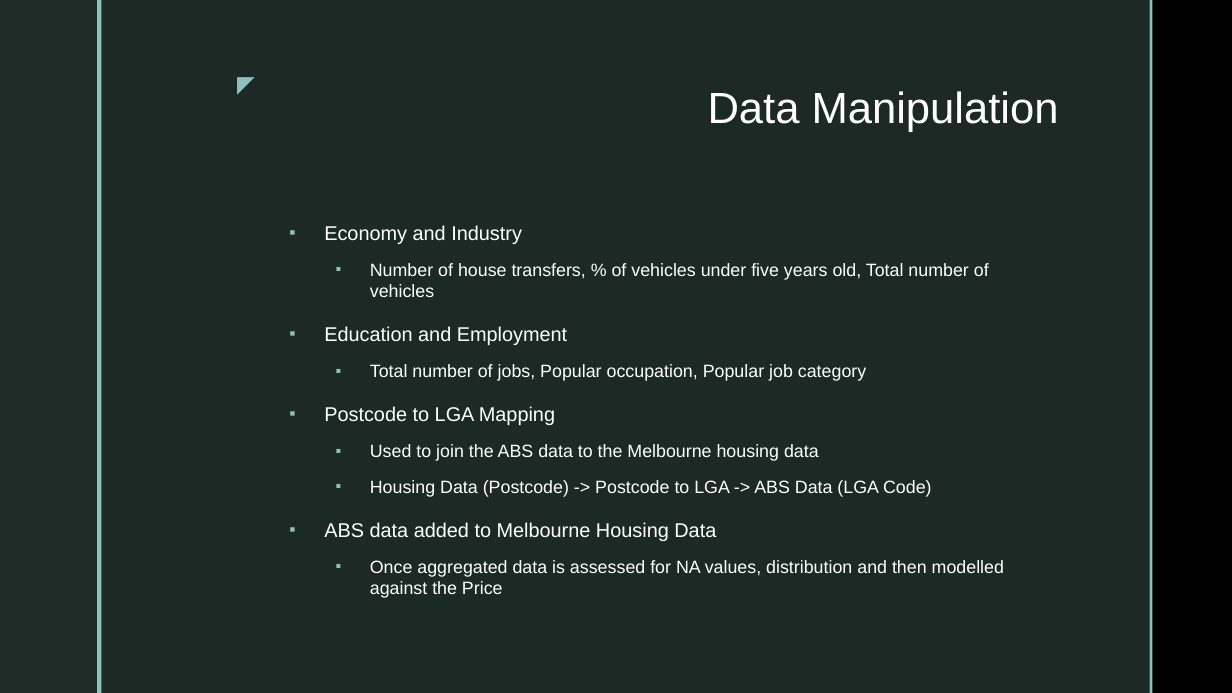
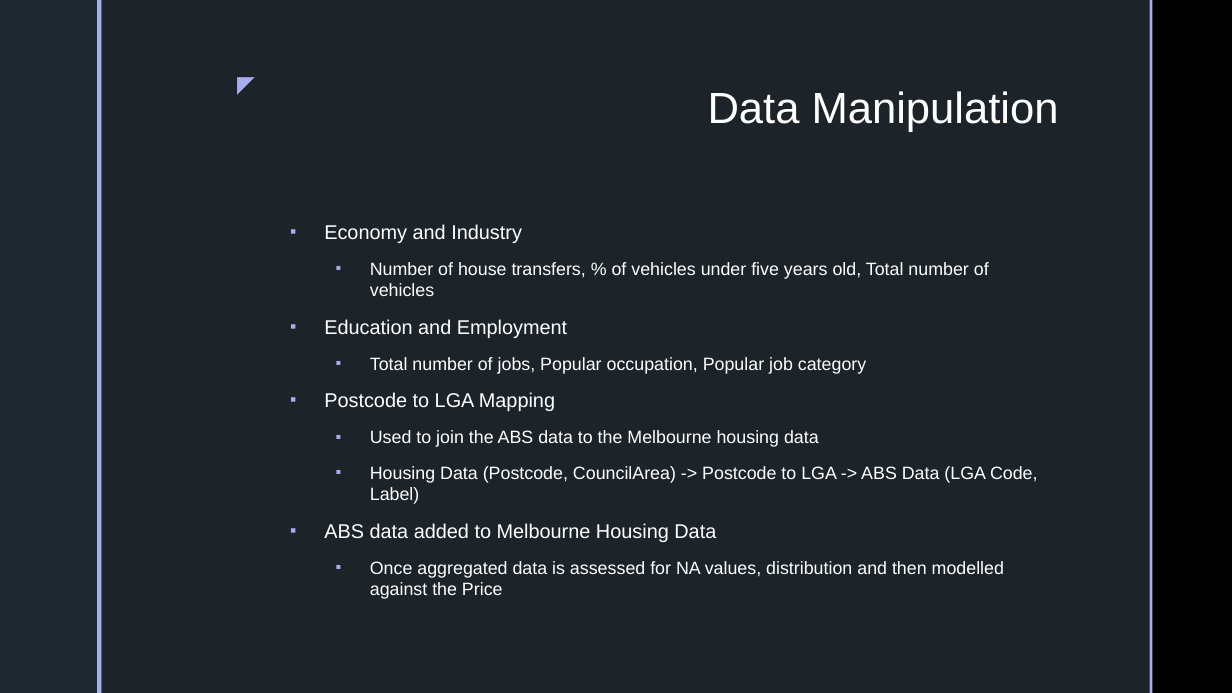
Before and after one commit to RobertRiddell/DataProject, a slide deck: slide 4 of doc/Predicting Melbourne Housing Prices.pptx. Drawn at 1232x693 pixels with LibreOffice and Linux fonts; fonts in the diff are those of the drawing; background and template pictures are left out. Boxes give left, top, right and bottom in pixels: in the first picture for what was removed or moved away, otherwise in the second. Text is boxed around its words. In the diff, an @@ line names an element or a change of style, - is before the commit and + after.

```diff
--- a/doc/Predicting Melbourne Housing Prices.pptx
+++ b/doc/Predicting Melbourne Housing Prices.pptx
@@ rectangle at (x1=0, y1=0, x2=97, y2=693): fill #1F2D29 to #1F282E @@
@@ rectangle at (x1=97, y1=0, x2=102, y2=693): fill #8EC0C1 to #A9ACEE @@
@@ rectangle at (x1=102, y1=0, x2=1150, y2=693): fill #1F2D29 at 92% opacity to #1F282E at 92% opacity @@
@@ rectangle at (x1=1150, y1=0, x2=1153, y2=693): fill #8EC0C1 to #A9ACEE @@
@@ text "◤" at (x1=222, y1=65, x2=263, y2=102): text colour #8EC0C1 to #A9ACEE @@
@@ text at (x1=324, y1=224, x2=1004, y2=599): indent changed; less space between paragraphs; bullet colour #8EC0C1 to #A9ACEE @@
@@ text at (x1=370, y1=466, x2=1038, y2=504): text changed @@
-  ▪ Housing Data (Postcode) -> Postcode to LGA -> ABS Data (LGA Code)
+  ▪ Housing Data (Postcode, CouncilArea) -> Postcode to LGA -> ABS Data (LGA Code, Label)
```
Also in this commit, not shown: 6 other slides changed, 11 other files.
